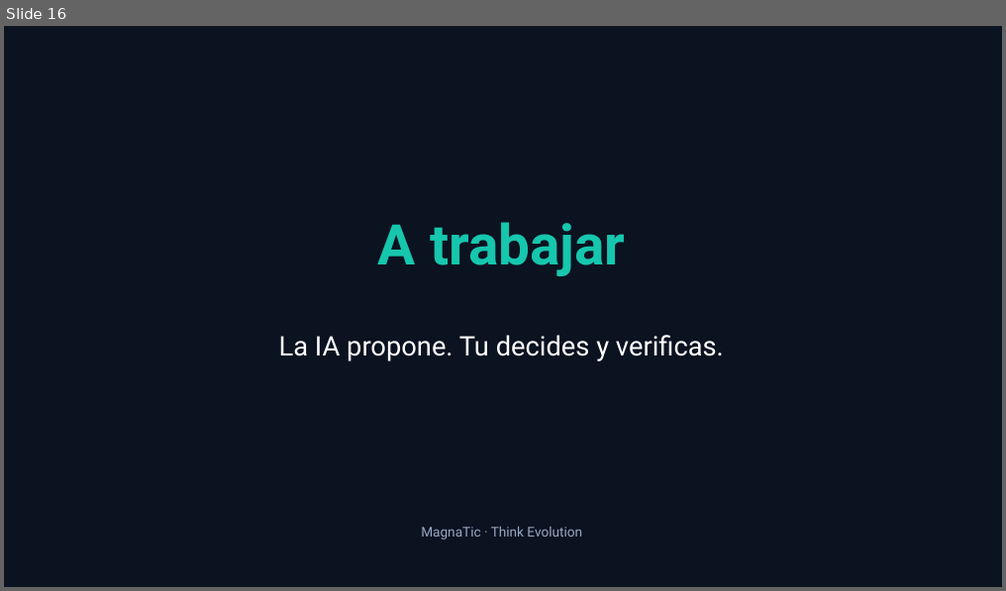
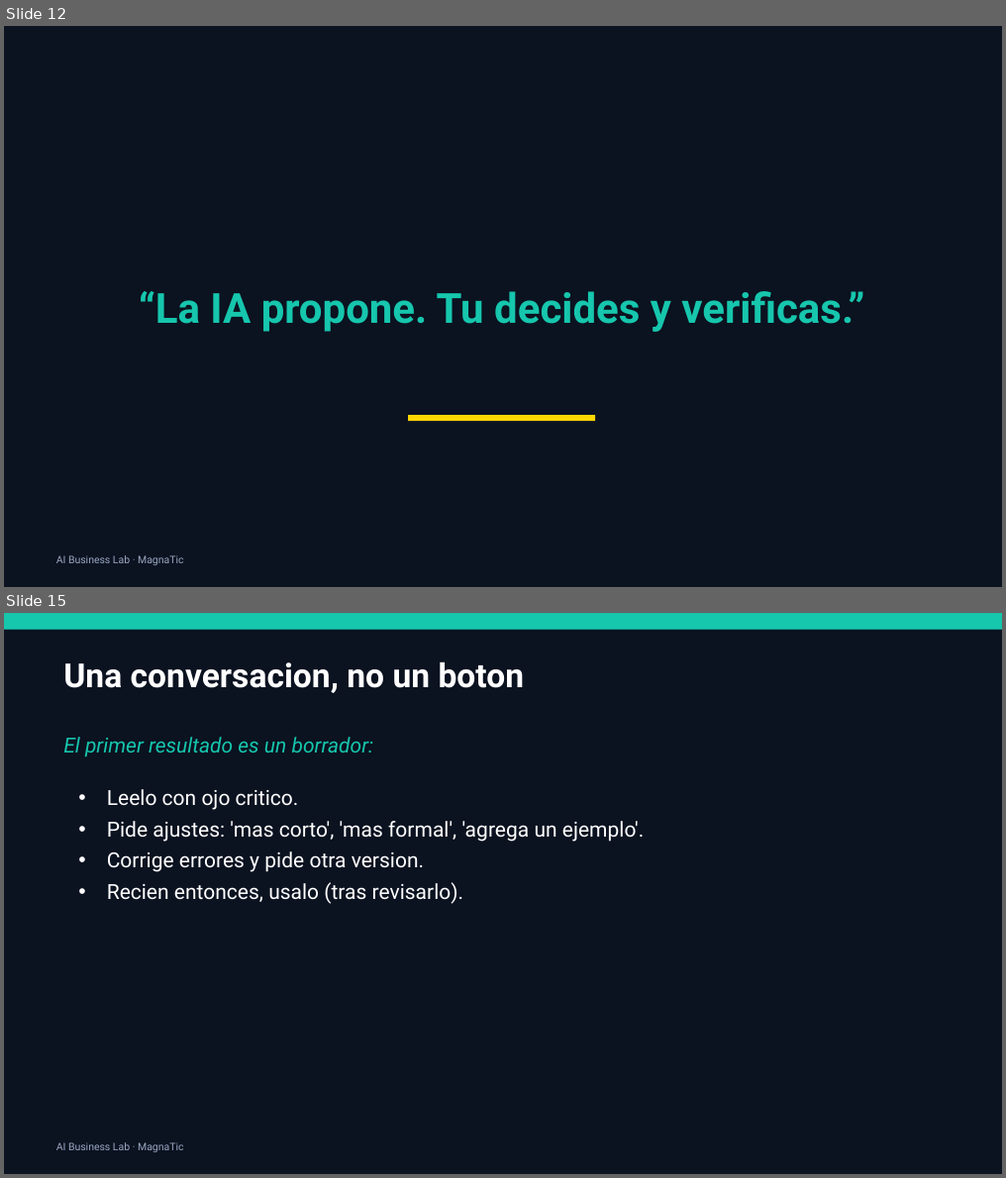
Before and after one commit to xander0408/CURSOS, a slide deck: AI-Business-Lab-Presentacion.pptx. Shown one above the other, each under a label of ours: slide 16 before the commit, slides 12 and 15 after it; the slides between them are not shown. The pictures are 1006x591 and 1006x1178 pixels, drawn with LibreOffice and Linux fonts; fonts in the diff are those of the drawing. Boxes give left, top, right and bottom in pixels: in the first picture for what was removed or moved away, otherwise in the second. Text is boxed around its words. In the diff, an @@ line names an element or a change of style, - is before the commit and + after.

```diff
--- a/AI-Business-Lab-Presentacion.pptx
+++ b/AI-Business-Lab-Presentacion.pptx
@@ slide 15 added at (4,613,1002,1174), background #0B1220 @@
@@ rectangle added at (4,613,1002,630), fill #16C6AD @@
@@ text added at (63,662,525,693), 32 pt, text #FFFFFF, bold @@
+Una conversacion, no un boton
@@ text added at (63,737,374,758), 20 pt, text #16C6AD, italic @@
+El primer resultado es un borrador:
@@ text added at (107,789,644,904), 20 pt, text #FFFFFF @@
+• Leelo con ojo critico.
+• Pide ajustes: 'mas corto', 'mas formal', 'agrega un ejemplo'.
+• Corrige errores y pide otra version.
+• Recien entonces, usalo (tras revisarlo).
@@ text added at (56,1143,183,1153), 10 pt, text #9AA8C2 @@
+AI Business Lab · MagnaTic
@@ what was slide 16 is now slide 12 @@
@@ slide 12 changed as well @@
@@ text "“La IA propone. Tu decides ..." at (139,291,864,332): vertical alignment top to middle @@
@@ text removed at (378,222,625,276) @@
-A trabajar
@@ text at (139,291,864,332): text changed; size 26 to 40 pt; text colour #FFFFFF to #16C6AD; bold on @@
-La IA propone. Tu decides y verificas.
+“La IA propone. Tu decides y verificas.”
@@ rectangle added at (408,415,595,421), fill #FFD700 @@
@@ text at (56,556,183,566): text changed; size 13 to 10 pt @@
-MagnaTic · Think Evolution
+AI Business Lab · MagnaTic
```
Also in this commit, not shown: 5 other slides changed, 24 other slides added, 10 slides removed, 8 other files.
